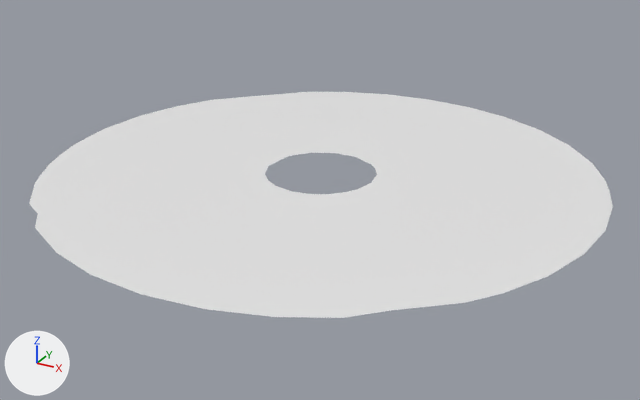
What one commit did to the OBJ model models/concat.obj.
The view is the same before and after, from a 50 mm lens placed at (9.65, -17.6, 13.06), pointed at (0.16, -0.33, 4.42). Every picture has the same lights, and +X, +Y and +Z are marked at lower left. Where no turn or scale is listed for an object, it has been applied to the vertices.

Names of what the first picture shows: 'concat'.
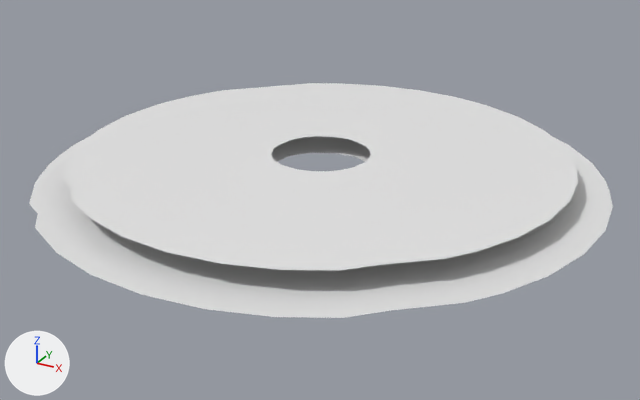
Pixel boxes (x1, y1, x2, y2) of what changed, in the pictures (640 x 400 px):
'concat', reshaped: before (29, 92, 613, 318); after (29, 83, 613, 318)
part 1 of me_concat, added: after (64, 83, 578, 271)

The change, as a diff of the scene's bpy script:
```diff
--- a/models/concat.obj.py
+++ b/models/concat.obj.py
@@ me_concat @@
 me_concat.from_pydata(...)  # 7969 vertices, 15512 faces; spans x -6.8..6.8, y -6.8..6.8, z 5.0
 # used by ob_concat; location = (0.0, 0.0, 0.0)
+# me_concat part 1: the loose piece of 7969 vertices spanning x -6.8..6.8, y -6.8..6.8, z 5.0 is copied, and the copy is scaled about its middle by (0.882, 0.882, 0.841), then moved by (0.0, 0.0, 0.5); it spans x -6.0..6.0, y -6.0..6.0, z 5.5
```
